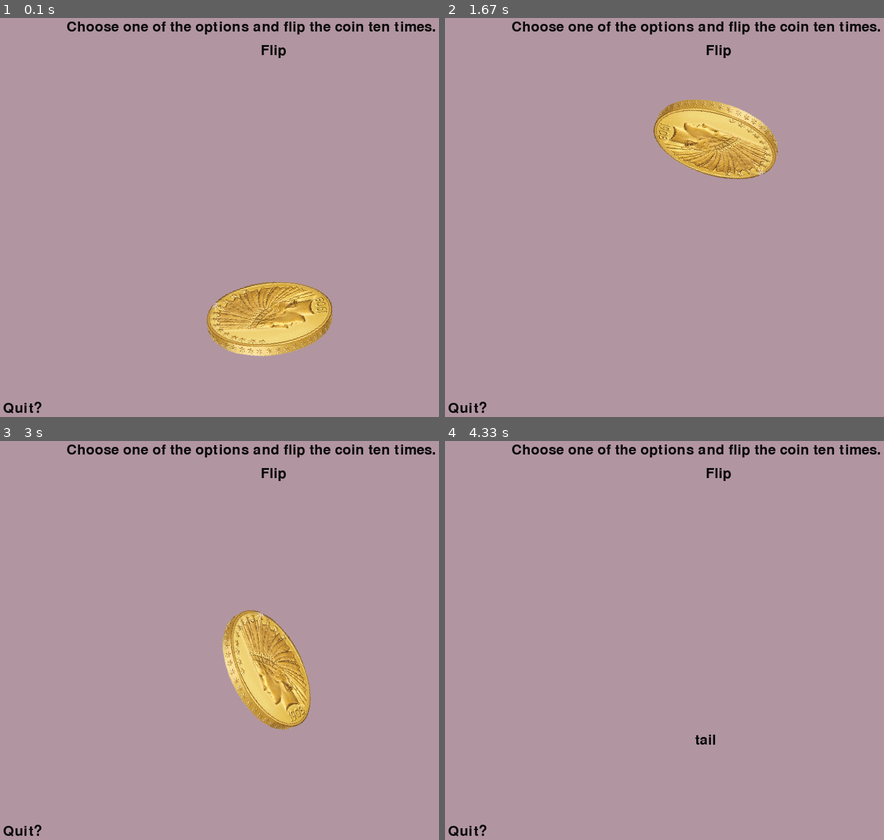
Above: before the commit, frames 1-4 (two rows, left to right).
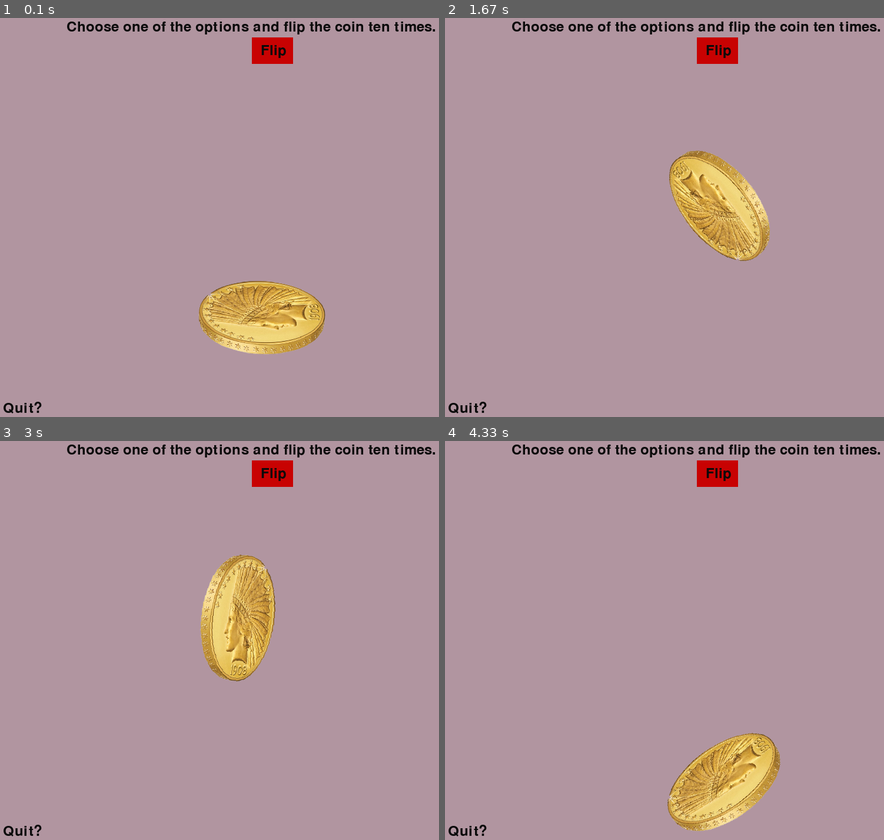
Above: after the commit, the same moments.

Repository: Glasgow19/team-12
Game: pygame game, started from coinflip.py
The game is run twice, just before and just after one commit, with the same random seed, the same clock (stepped at 60 frames per second) and the same inputs.
Inputs (mouse positions are in pixels of both pictures, inside the frame that each line leads up to):
- Up to frame 1 (0.1 s): no input
- Up to frame 2 (1.67 s): click (717, 49) at 0.38 s
- Up to frame 3 (3 s): no input
- Up to frame 4 (4.33 s): no input

The runs differ from the first frame. In frame 1, 3.5% of the frame differs, in the area x 45-76%, y 4-85%; in frame 2, 8.3%, in the area x 47-76%, y 4-61%; in frame 3, 7.1%; in frame 4, 4.9%.

Commit message:
Coinflip with button functionality

Diff:
--- a/coinflip.py
+++ b/coinflip.py
@@ -23,6 +23,10 @@
 quitpos = quit.get_rect(center =(45, height-20))
 background.blit(quit, quitpos)
 
+flip_button = pygame.draw.rect(background, (200,2,2), (435, 50, 70, 45))
+flip_buttonrect = flip_button.move(background.get_rect().centerx, 60)
+pygame.display.update()
+
 font = pygame.font.Font(None, 36)
 flip = font.render("Flip", 1, (10, 10, 10))
 flippos = (background.get_rect().centerx, 60)
@@ -33,9 +37,14 @@
 coin = pygame.transform.scale(image, (300, 200))
 coin.set_colorkey((255,255,255))
 coinrect = coin.get_rect(center =(width/2, height*3/4))
+background.blit(coin, coinrect)
 screen.blit(background,(0,0))
+pygame.display.update()
 
 def flip_coin(screen, coinrect, coin, image):
+
+    pygame.draw.rect(background, (177,149,160), (50, 100, 600, 500))
+
     r = random.randint(0,1)
     for x in range (200):
         coinrect = coinrect.move(0,-2)
@@ -64,14 +73,29 @@
 
     font = pygame.font.Font(None, 36)
     result = font.render(result, 1, (10, 10, 10))
-    resultpos = result.get_rect(center =(width/2, height*3/4))
+    resultpos = result.get_rect(center =(width/2, height*7/8))
     background.blit(result, resultpos)
     screen.blit(background,(0,0))
 
+    coinrect = coin.get_rect(center =(width/2, height*3/4))
+    background.blit(coin, coinrect)
+    screen.blit(background,(0,0))
+    pygame.display.update()
 
-flip_coin(screen, coinrect, coin, image)
 
-pygame.display.update()
+while(1):
+    for event in pygame.event.get():
+        if event.type == pygame.QUIT: sys.exit()
+    pygame.time.delay(10)
+
+    mouse = pygame.mouse.get_pos()
+
+    if 435+70 > mouse[0] > 435 and 50+45 > mouse[1] > 50:
+        flip_coin(screen, coinrect, coin, image)
+
+#    pygame.display.update()
+#flip_coin(screen, coinrect, coin, image)
+#pygame.display.update()
 
 while 1:
     for event in pygame.event.get():
